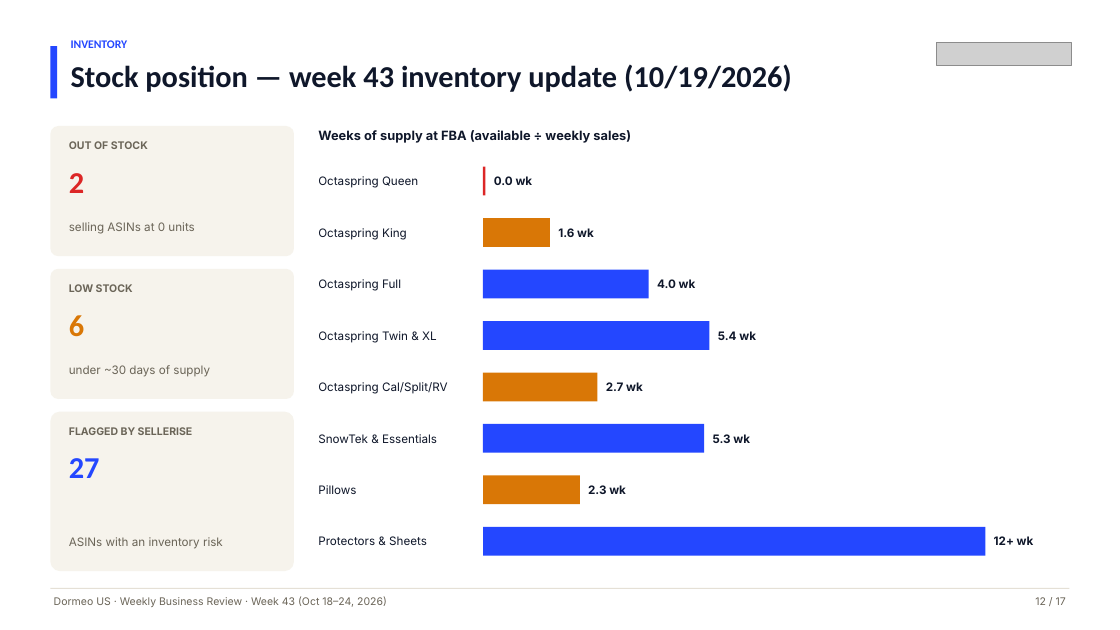
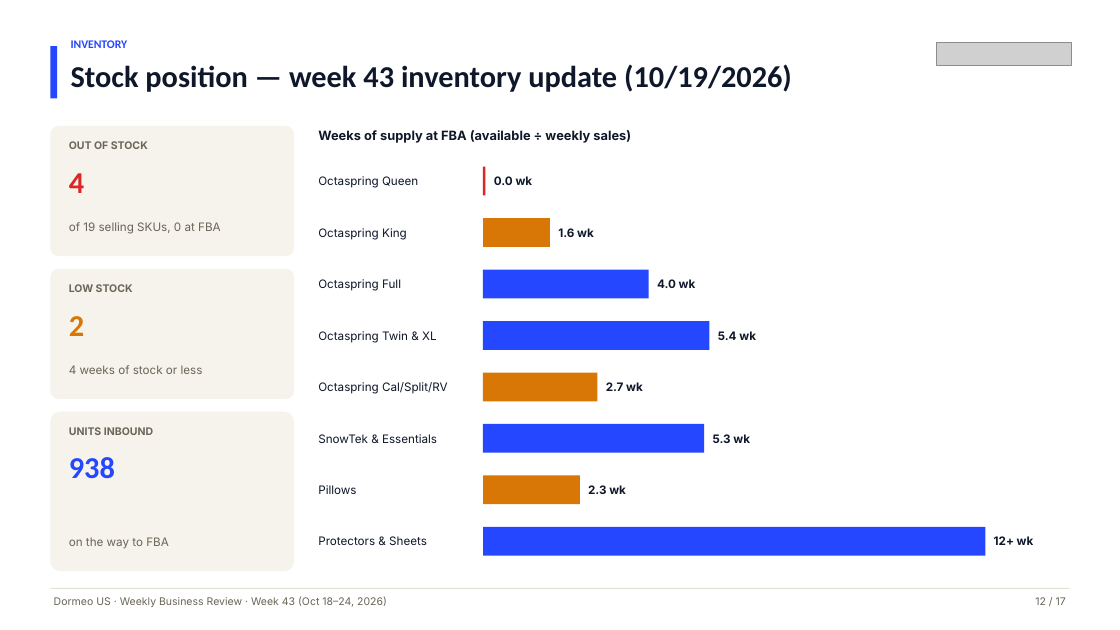
Before and after one commit to RONFSG/flagship-growth-reports, a slide deck: slide 12 of dormeo-us/deck/2026-10-24/Dormeo-US-Weekly-Business-Review-Week-43-2026-10-24.pptx. Drawn at 1120x630 pixels with LibreOffice and Linux fonts; fonts in the diff are those of the drawing; grey boxes stand for pictures. Boxes give left, top, right and bottom in pixels: in the first picture for what was removed or moved away, otherwise in the second. Text is boxed around its words. In the diff, an @@ line names an element or a change of style, - is before the commit and + after.

```diff
--- a/dormeo-us/deck/2026-10-24/Dormeo-US-Weekly-Business-Review-Week-43-2026-10-24.pptx
+++ b/dormeo-us/deck/2026-10-24/Dormeo-US-Weekly-Business-Review-Week-43-2026-10-24.pptx
@@ text at [69,173,84,193]: text changed @@
-2
+4
@@ text at [69,222,221,234]: text changed @@
-selling ASINs at 0 units
+of 19 selling SKUs, 0 at FBA
@@ text at [69,316,84,336]: text changed @@
-6
+2
@@ text at [69,365,203,374]: text changed @@
-under ~30 days of supply
+4 weeks of stock or less
@@ text at [69,427,153,435]: text changed @@
-FLAGGED BY SELLERISE
+UNITS INBOUND
@@ text at [69,457,115,479]: text changed @@
-27
+938
@@ text at [69,537,169,549]: text changed @@
-ASINs with an inventory risk
+on the way to FBA
```
Also in this commit, not shown: 3 other files.
